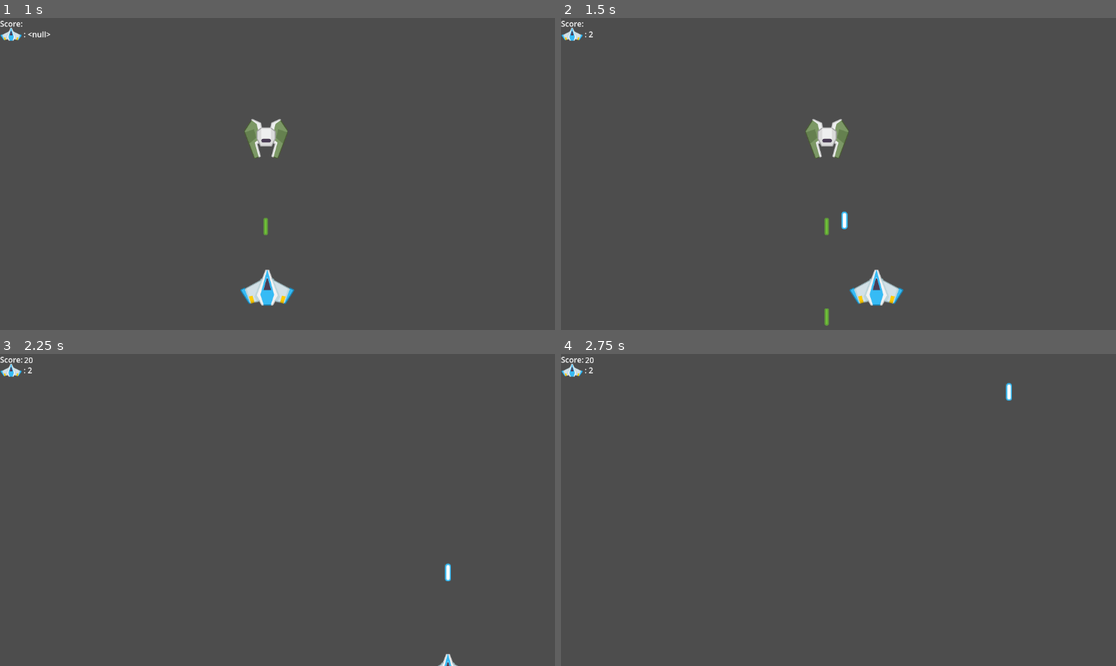
Above: before the commit, frames 1-4 (two rows, left to right).
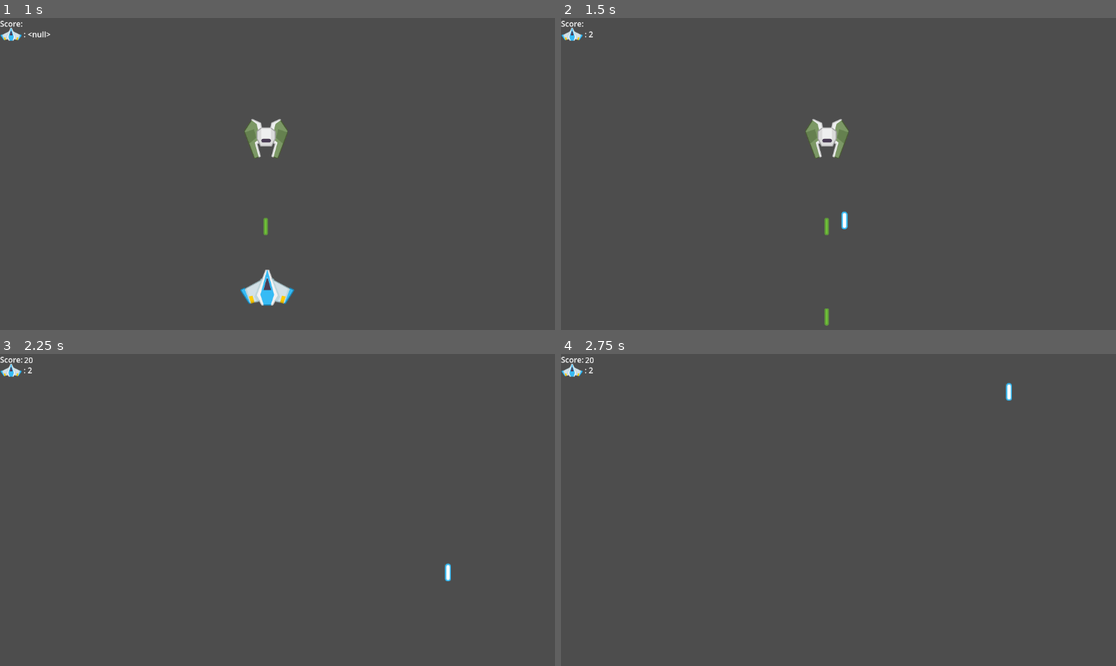
Above: after the commit, the same moments.

Repository: xPvtPancakes/space_shooter
Game: Godot game, scene res://Scenes/main_menu.tscn
The game is run twice, just before and just after one commit, with the same random seed, the same clock (stepped at 60 frames per second) and the same inputs.
Inputs:
- Up to frame 1 (1 s): click "New Game" at 0.5 s
- Up to frame 2 (1.5 s): hold D (Right) from 1.28 s (still down); tap Space (Space) at 1.35 s
- Up to frame 3 (2.25 s): release D (Right) at 2.03 s; hold S (Down) from 2.03 s (still down); tap Space (Space) at 2.1 s
- Up to frame 4 (2.75 s): keep holding S (Down)

Frame 1 is identical in both runs. In frame 2, 0.6% of the frame differs, in the area x 51-62%, y 80-93%; in frame 3, less than 0.1%; in frame 4, nothing differs.

Commit message:
added iframes animation

Diff:
--- a/Scenes/blue_ship.tscn
+++ b/Scenes/blue_ship.tscn
@@ -1,19 +1,36 @@
-[gd_scene load_steps=3 format=3 uid="uid://cjbekul01iach"]
+[gd_scene load_steps=6 format=3 uid="uid://cjbekul01iach"]
 
 [ext_resource type="Script" path="res://Scripts/blue_ship.gd" id="1_2dsm0"]
 [ext_resource type="Texture2D" uid="uid://cnep1umono3ew" path="res://Spritesheet/sheet.png" id="1_ftb40"]
+
+[sub_resource type="CanvasItemMaterial" id="CanvasItemMaterial_088ax"]
+
+[sub_resource type="AtlasTexture" id="AtlasTexture_i7wj7"]
+atlas = ExtResource("1_ftb40")
+region = Rect2(112, 791, 112, 75)
+
+[sub_resource type="SpriteFrames" id="SpriteFrames_eubwk"]
+animations = [{
+"frames": [{
+"duration": 1.0,
+"texture": SubResource("AtlasTexture_i7wj7")
+}, {
+"duration": 1.0,
+"texture": null
+}, {
+"duration": 1.0,
+"texture": SubResource("AtlasTexture_i7wj7")
+}],
+"loop": true,
+"name": &"iframes",
+"speed": 5.0
+}]
 
 [node name="blue_ship" type="CharacterBody2D"]
 script = ExtResource("1_2dsm0")
 
 [node name="Guns" type="Marker2D" parent="."]
 position = Vector2(105, 88)
-
-[node name="Blue_ship_sprite" type="Sprite2D" parent="."]
-position = Vector2(105, 140)
-texture = ExtResource("1_ftb40")
-region_enabled = true
-region_rect = Rect2(112, 792, 112, 74)
 
 [node name="player_diameter" type="Area2D" parent="."]
 
@@ -26,6 +43,22 @@
 [node name="Iframe_Timer" type="Timer" parent="."]
 wait_time = 3.0
 
+[node name="Blue_ship_sprite" type="Sprite2D" parent="."]
+position = Vector2(105, 140)
+texture = ExtResource("1_ftb40")
+region_enabled = true
+region_rect = Rect2(112, 792, 112, 74)
+
+[node name="Iframe_Animation" type="AnimatedSprite2D" parent="."]
+visible = false
+material = SubResource("CanvasItemMaterial_088ax")
+position = Vector2(105, 140)
+sprite_frames = SubResource("SpriteFrames_eubwk")
+animation = &"iframes"
+frame = 2
+frame_progress = 0.0866883
+speed_scale = 1.5
+
 [connection signal="area_entered" from="player_diameter" to="." method="_on_player_diameter_area_entered"]
 [connection signal="body_entered" from="player_diameter" to="." method="_on_area_2d_body_entered"]
 [connection signal="timeout" from="Iframe_Timer" to="." method="_on_timer_timeout"]
--- a/Scripts/blue_ship.gd
+++ b/Scripts/blue_ship.gd
@@ -34,6 +34,11 @@
 	health += hp_change
 	PlayerVariables.emit_signal("player_health", health)
 	$DamagePolygon.set_deferred("disabled", true)
+	$Blue_ship_sprite.set_deferred("visible", false)
+	$Iframe_Animation.play("iframes")
+	$Iframe_Animation.set_deferred("visible", true)
+
+
 	if health <= 0:
 		queue_free()
 	$Iframe_Timer.start()
@@ -44,3 +49,5 @@
 func _on_timer_timeout():
 	$DamagePolygon.set_deferred("disabled", false)
 	print("enabled")
+	$Blue_ship_sprite.set_deferred("visible", true)
+	$Iframe_Animation.set_deferred("visible", false)
